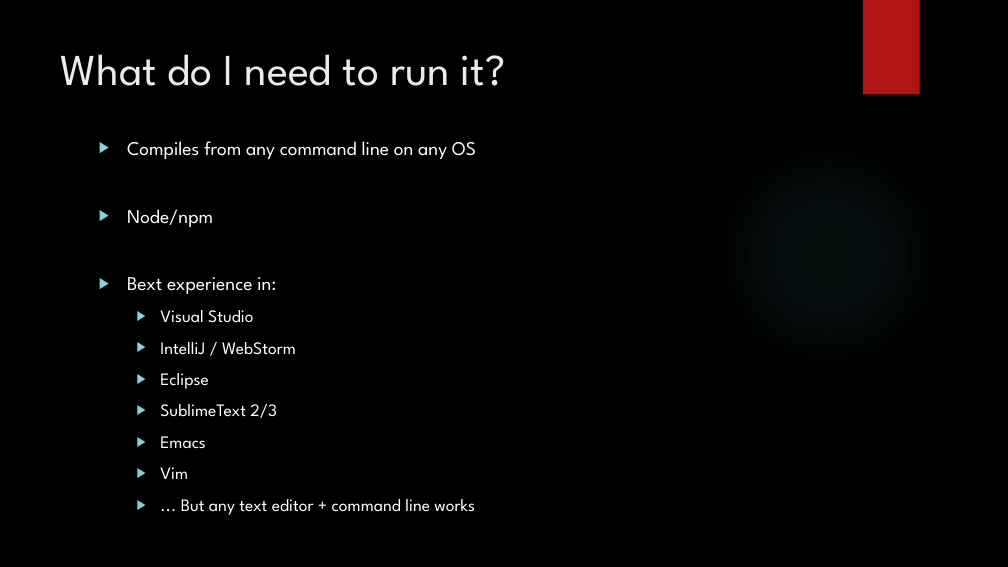
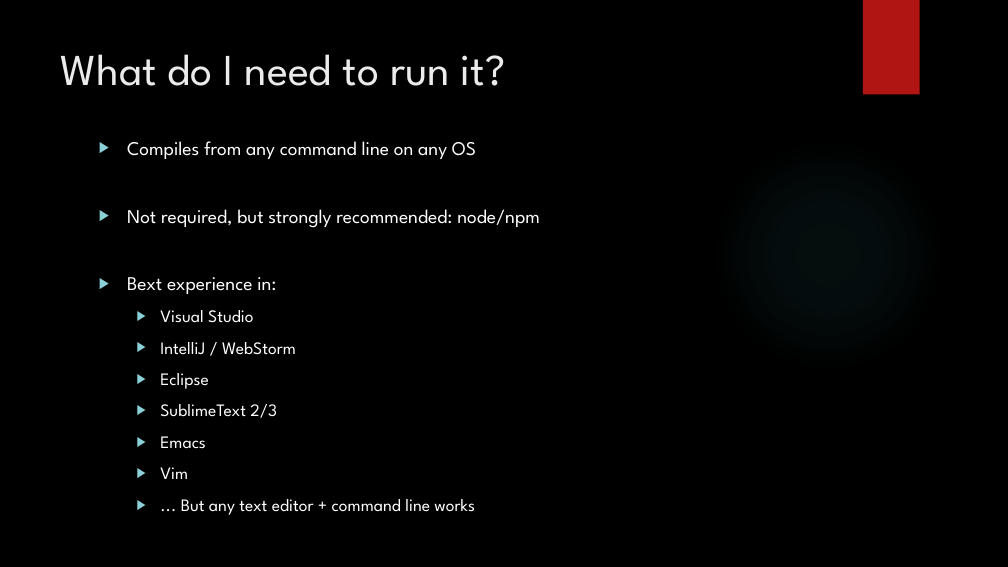
Before and after one commit to bouvet-openlab/typescript-angular-workshop, a slide deck: slide 4 of TypeScript.pptx. Drawn at 1008x567 pixels with LibreOffice and Linux fonts; fonts in the diff are those of the drawing; background and template pictures are left out. Boxes give left, top, right and bottom in pixels: in the first picture for what was removed or moved away, otherwise in the second. Text is boxed around its words. In the diff, an @@ line names an element or a change of style, - is before the commit and + after.

```diff
--- a/TypeScript.pptx
+++ b/TypeScript.pptx
@@ text at box(127, 209, 540, 228): text changed @@
-▶ Node/npm
+▶ Not required, but strongly recommended: node/npm
```
Also in this commit, not shown: 5 other slides changed, 11 slides added, 17 slides removed, 24 other files.
